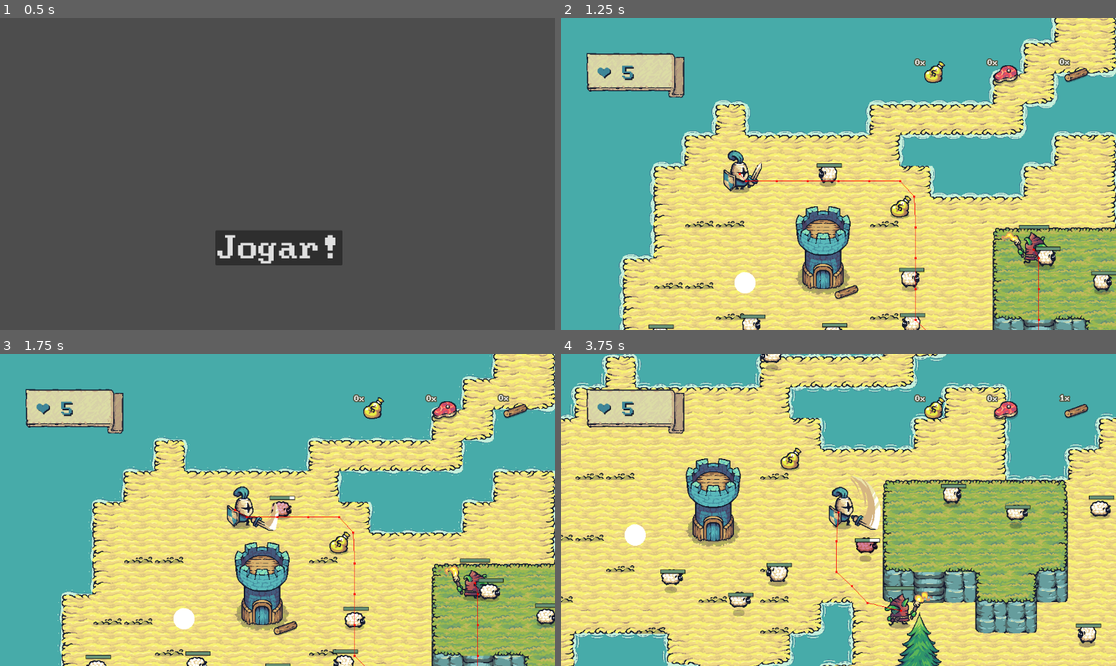
Above: before the commit, frames 1-4 (two rows, left to right).
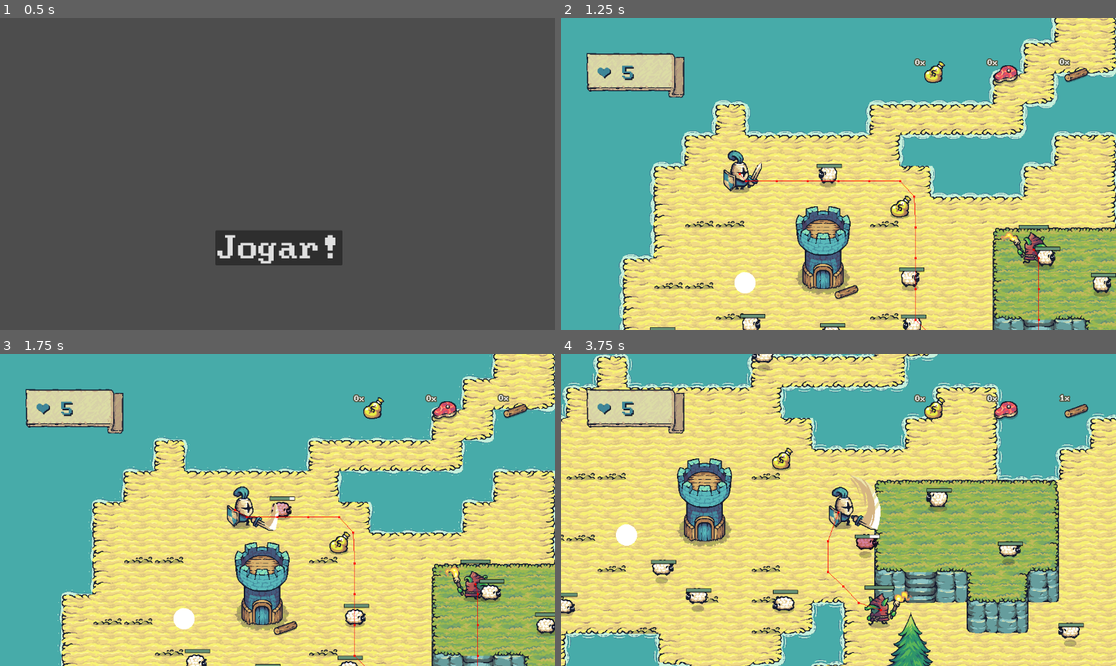
Above: after the commit, the same moments.

Repository: fenath/tower-guard
Game: Godot game, scene res://scenes/main_menu.tscn
Two runs of this game, one before a commit and one after it. Both use one fixed random seed, a clock stepped at 60 frames per second and the inputs below.
Inputs:
- Up to frame 1 (0.5 s): no input
- Up to frame 2 (1.25 s): click "Jogar!" at 0.5 s
- Up to frame 3 (1.75 s): hold Right (ui_right) from 1.28 s (still down); hold Z (attack) from 1.28 s (still down)
- Up to frame 4 (3.75 s): release Right (ui_right) at 2.03 s; release Z (attack) at 2.03 s; hold Down (ui_down) 2.03-2.78 s; tap Z (attack) at 2.1, 3.6 s; hold Right (ui_right) 2.78-3.53 s; hold Z (attack) 2.78-3.53 s; hold Up (ui_up) from 3.53 s (still down)

Frame 1 is identical in both runs. In frame 2, 1.0% of the frame differs, in the area x 15-100%, y 46-100%; in frame 3, 1.8%; in frame 4, 37%, in the area x 0-100%, y 0-100%.

Commit message:
fix: erros ao abrir godot

Diff:
--- a/scenes/main.tscn
+++ b/scenes/main.tscn
@@ -12,7 +12,7 @@
 [ext_resource type="PackedScene" uid="uid://bou6rky8jvdmr" path="res://prefabs/sheep.tscn" id="11_uqp6s"]
 [ext_resource type="PackedScene" uid="uid://bm5i5qwn085kf" path="res://prefabs/tree.tscn" id="12_53pmu"]
 [ext_resource type="PackedScene" uid="uid://cxmx3j8krviw5" path="res://scenes/menus/pause_menu.tscn" id="13_eflj3"]
-[ext_resource type="PackedScene" path="res://scenes/menus/game_over_screen.tscn" id="13_yglaw"]
+[ext_resource type="PackedScene" uid="uid://ciuv5atqspy81" path="res://scenes/menus/game_over_screen.tscn" id="13_inbjo"]
 
 [sub_resource type="CircleShape2D" id="CircleShape2D_uk4ba"]
 radius = 25.0
@@ -167,5 +167,4 @@
 
 [node name="PauseMenu" parent="CanvasLayer2" instance=ExtResource("13_eflj3")]
 
-[node name="GameOverScreen" parent="CanvasLayer2" instance=ExtResource("13_yglaw")]
-metadata/_edit_use_anchors_ = true
+[node name="GameOverScreen" parent="CanvasLayer2" instance=ExtResource("13_inbjo")]
--- a/scripts/game_over_screen.gd
+++ b/scripts/game_over_screen.gd
@@ -19,6 +19,5 @@
 	if MAIN_MENU == null:
 		print("Error: MAIN_MENU scene failed to load!")
 		return
-	var new_scene = MAIN_MENU.instantiate()
 	get_tree().change_scene_to_packed(MAIN_MENU)
-	queue_free()
+	#queue_free()
--- a/scripts/main_menu.gd
+++ b/scripts/main_menu.gd
@@ -1,13 +1,15 @@
 extends Node2D
 
-const TEST_SCENE = preload("res://scenes/test/test_scene.tscn")
+@onready var TEST_SCENE = load("res://scenes/test/test_scene.tscn")
 
 
 func start_game():
-	var new_scene = TEST_SCENE.instantiate()
-	get_tree().root.add_child(new_scene)
-	get_tree().current_scene = new_scene
-	queue_free()
+	if TEST_SCENE == null:
+		print("Test scene failed to load")
+		return
+
+	get_tree().change_scene_to_packed(TEST_SCENE)
+
 
 func _on_button_pressed() -> void:
 	start_game()
Not shown: 6 places in scenes/menus/game_over_screen.tscn that only renumber resources
